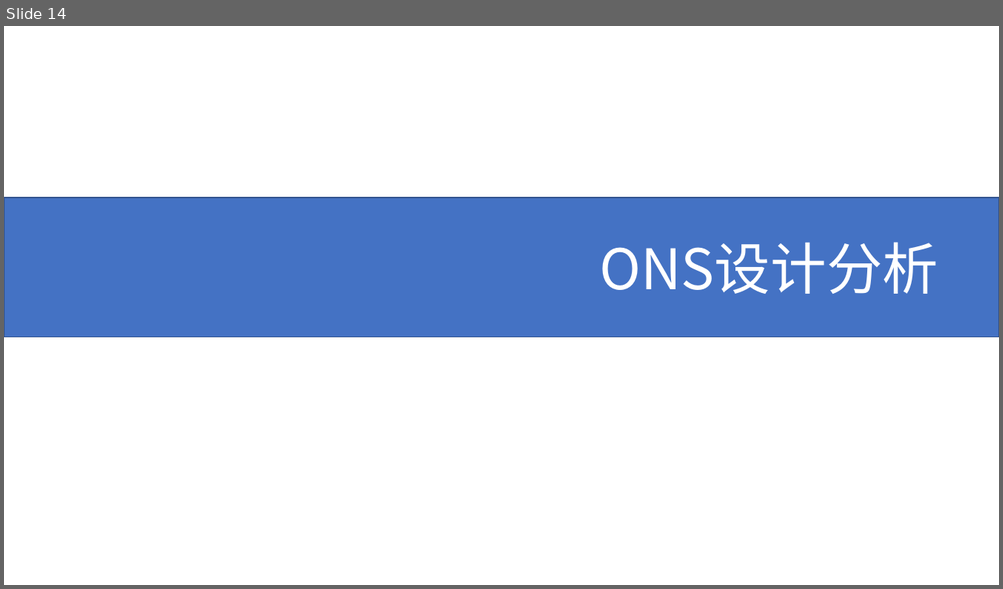
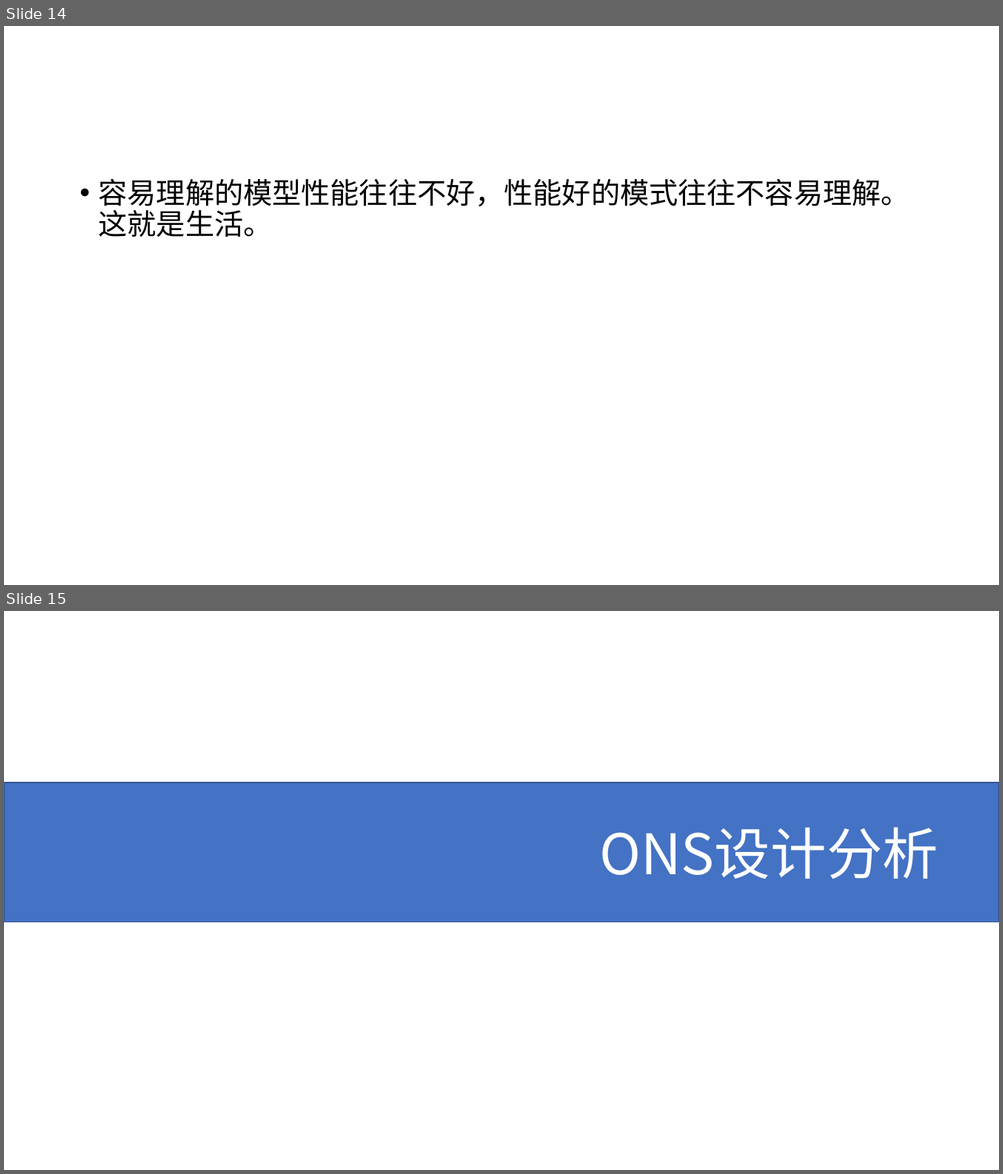
Before and after one commit to xiaozhiliaoo/my-slides, a slide deck: 简单理解mq.pptx. Shown one above the other, each under a label of ours: slide 14 before the commit, slides 14 and 15 after it. The pictures are 1003x589 and 1003x1174 pixels, drawn with LibreOffice and Linux fonts; fonts in the diff are those of the drawing. Boxes give left, top, right and bottom in pixels: in the first picture for what was removed or moved away, otherwise in the second. Text is boxed around its words. In the diff, an @@ line names an element or a change of style, - is before the commit and + after.

```diff
--- a/简单理解mq.pptx
+++ b/简单理解mq.pptx
@@ slide 14 added at [4, 26, 999, 585], background #FFFFFF @@
@@ text added at [99, 179, 910, 237], 28 pt, text #000000 @@
+• 容易理解的模型性能往往不好，性能好的模式往往不容易理解。这就是生活。
@@ what was slide 14 is now slide 15 @@
```
Also in this commit, not shown: 2 slides changed, 3 other slides added, 1 slide removed, 1 other file.
